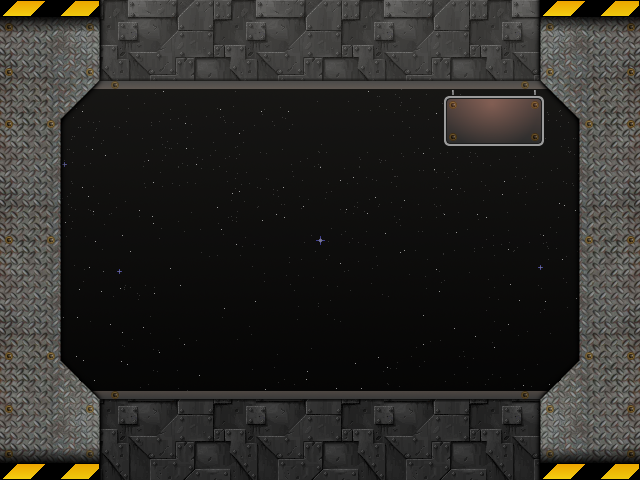
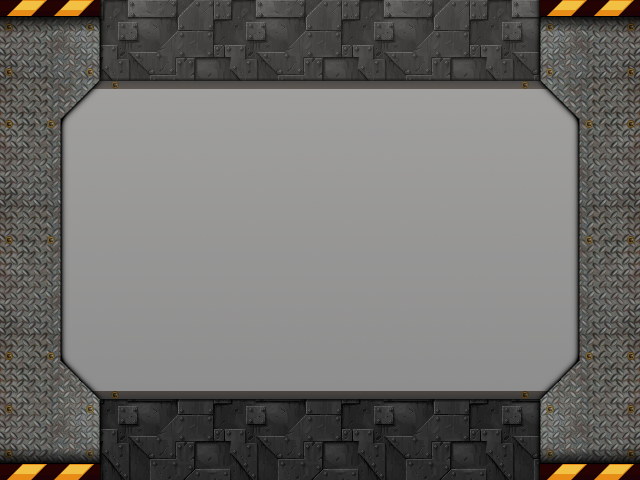
Comparing the layer stacks of the two 640px x 480px images. Changes:
hid "credits-counter" over (444, 90, 544, 146)
renamed "bandes rayures" to "corner strips", painted on it over (0, 0, 640, 480)
hid "star" over (0, 0, 640, 480)
